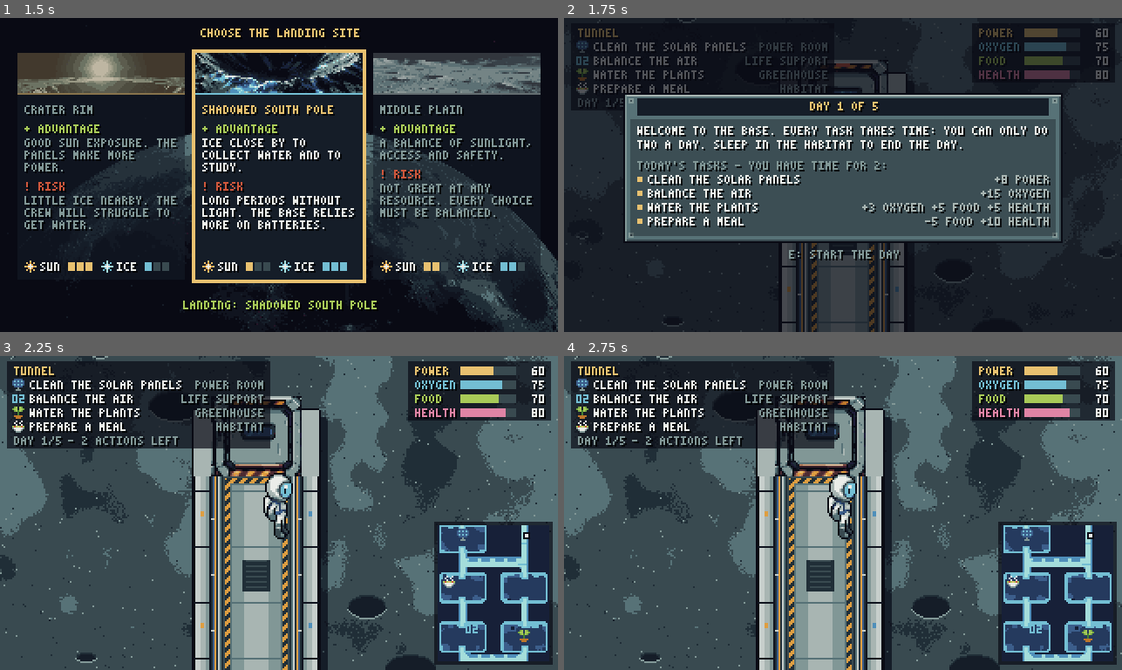
Above: before the commit, frames 1-4 (two rows, left to right).
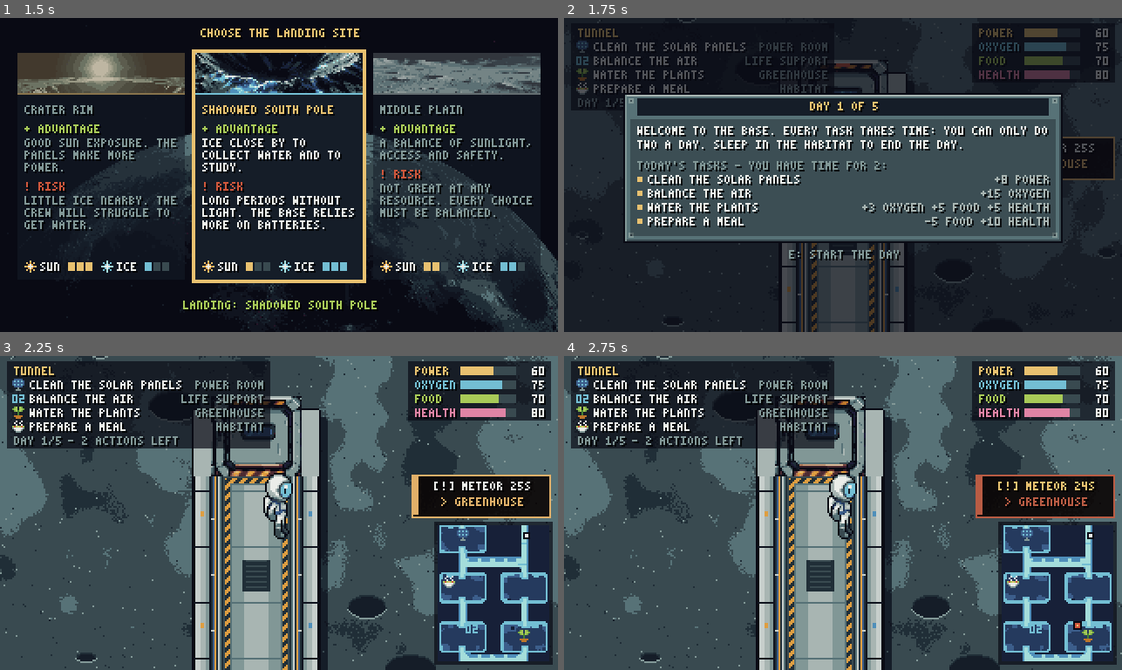
Above: after the commit, the same moments.

Repository: HattoriLoL/Artemis-Adventure
Game: Godot game, scene res://cenas/escolha_pouso.tscn
Two runs of this game, one before a commit and one after it. Both use one fixed random seed, a clock stepped at 60 frames per second and the inputs below.
Inputs (mouse positions are in pixels of both pictures, inside the frame that each line leads up to):
- Up to frame 1 (1.5 s): tap Enter (ui_accept) at 0.5, 0.77, 1.25 s; move the mouse to (401, 159) at 0.52 s; hold D (direita) 0.53-1.28 s; tap M at 0.6 s; click (401, 159) at 0.67 s; tap 8 at 0.8, 1.35 s; move the mouse to (167, 190) at 1.27 s; hold S (baixo) from 1.28 s (still down)
- Up to frame 2 (1.75 s): keep holding S (baixo); tap Enter (ui_accept) at 1.52 s; tap M at 1.55 s
- Up to frame 3 (2.25 s): tap Enter (ui_accept) at 2 s; move the mouse to (334, 443) at 2.02 s; release S (baixo) at 2.03 s; hold D (direita) from 2.03 s (still down); tap Shift (andar) at 2.1 s
- Up to frame 4 (2.75 s): keep holding D (direita); tap 8 at 2.3 s

Frame 1 is identical in both runs. In frame 2, 0.5% of the frame differs, in the area x 89-99%, y 37-52%; in frame 3, 3.5%; in frame 4, 3.5%, in the area x 73-99%, y 37-88%.

Commit message:
fix(meteoros): trocar atalho F8 (conflito editor godot para fechar o jogo) por M, 8 e F12 e corrigir laco for

Diff:
--- a/jogo/scripts/emergencia_meteoros.gd
+++ b/jogo/scripts/emergencia_meteoros.gd
@@ -123,8 +123,10 @@
 
 func _unhandled_input(ev: InputEvent) -> void:
 	if ev is InputEventKey and ev.pressed and not ev.echo:
-		if ev.physical_keycode == KEY_F8:
-			print("EmergenciaMeteoros: Disparo manual de teste (F8)")
+		# Teclas de atalho para simulação/teste:
+		# 'M' (Meteoro), '8' ou F12 (evitando F8 que fecha o jogo no editor do Godot)
+		if ev.physical_keycode in [KEY_M, KEY_8, KEY_F12, KEY_F8]:
+			print("EmergenciaMeteoros: Disparo manual de teste ativado via tecla")
 			disparar()
 			get_viewport().set_input_as_handled()
 
@@ -284,7 +286,7 @@
 func _draw() -> void:
 	# As alavancas são equipamentos permanentes da base lunar fixados nas paredes!
 	# Nunca somem: em repouso ficam em standby; sob alarme, a sala alvo dispara o giroflex.
-	for s: String in SETORES:
+	for s in SETORES:
 		var pos: Vector2 = POSICOES_SETORES[s]
 		var eh_alvo_ativo: bool = ativa and (s == setor_atual)
 		var eh_alvo_resolvido: bool = (t_banner_resolucao > 0.0) and (s == setor_atual)
